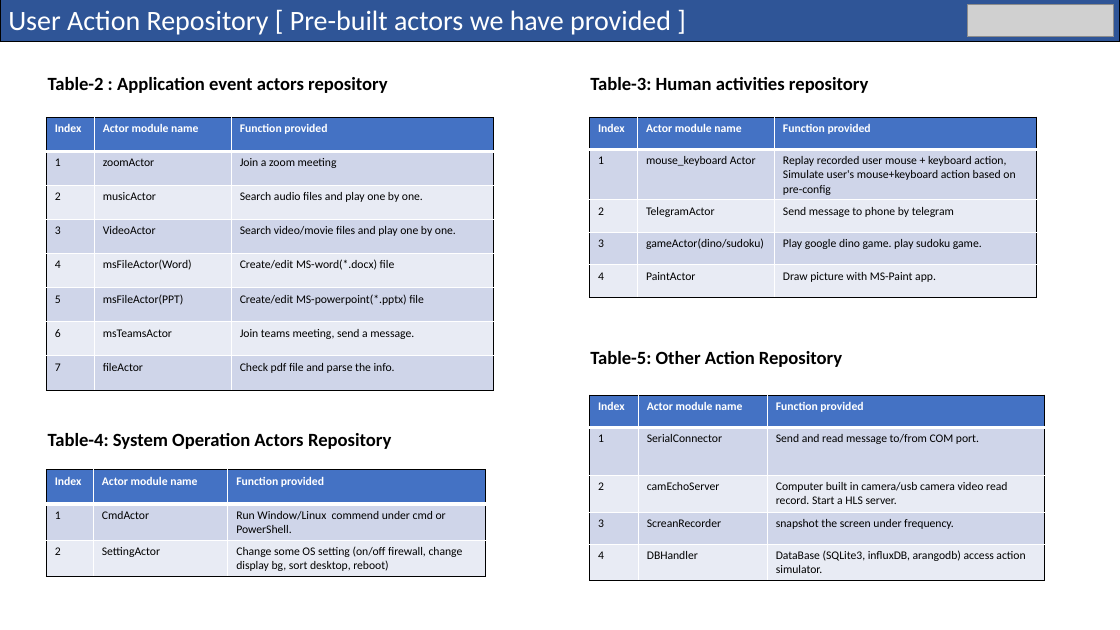
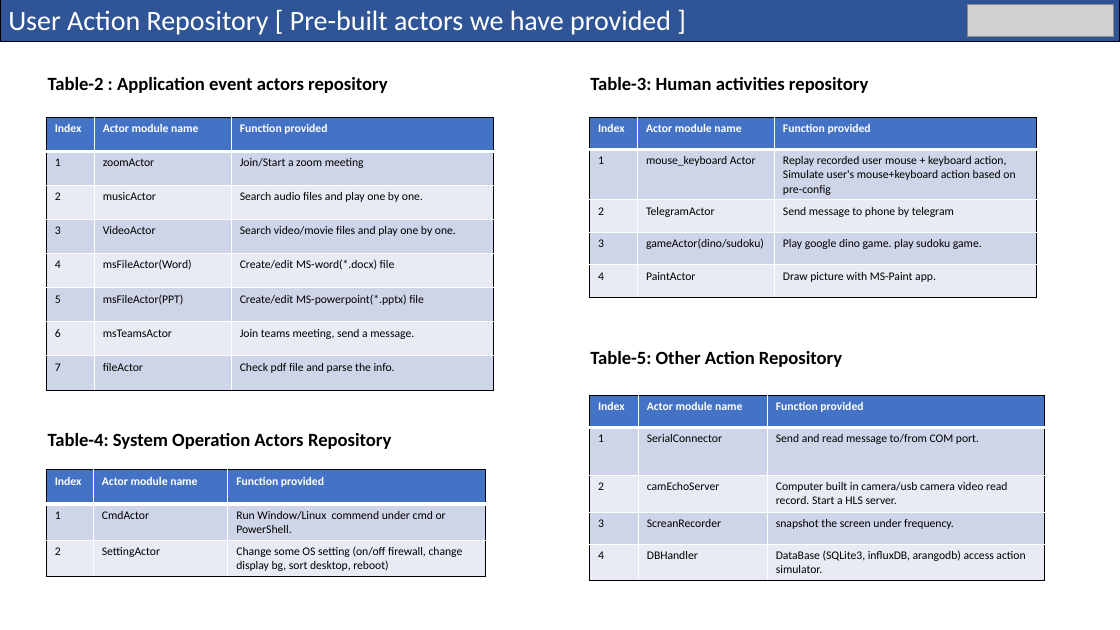
Before and after one commit to LiuYuancheng/Cluster_User_Emulation_System, a slide deck: slide 6 of doc/designDoc.pptx. Drawn at 1120x630 pixels with LibreOffice and Linux fonts; fonts in the diff are those of the drawing; grey boxes stand for pictures. Boxes give left, top, right and bottom in pixels: in the first picture for what was removed or moved away, otherwise in the second. Text is boxed around its words. In the diff, an @@ line names an element or a change of style, - is before the commit and + after.

```diff
--- a/doc/designDoc.pptx
+++ b/doc/designDoc.pptx
@@ table at box(46, 118, 493, 390) @@
-row 2, column 3: Join a zoom meeting
+row 2, column 3: Join/Start a zoom meeting
```
Also in this commit, not shown: 3 other slides changed, 2 slides added, 2 other files.
